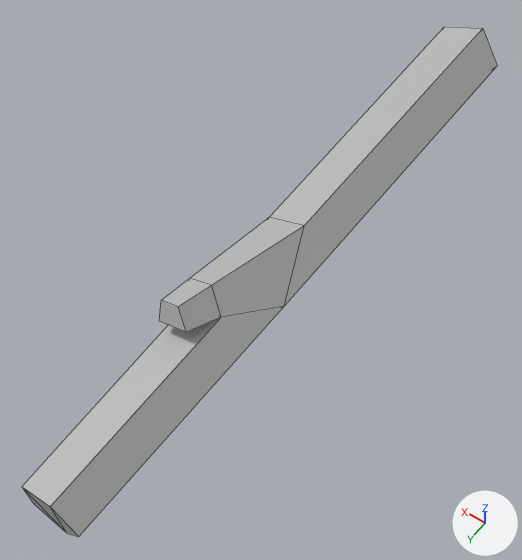
Two versions of the FBX model Assets/XSBD/Art/TeamJang/ThickLog2.fbx, one commit apart.
Camera for both pictures: a 50 mm lens placed at (-0.022, 0.143, 0.181), pointed at (0.064, 0.023, -0.008). Every picture has the same lights, and +X, +Y and +Z are marked at lower right. Mesh edges are drawn as thin lines. Where no turn or scale is listed for an object, it has been applied to the vertices.
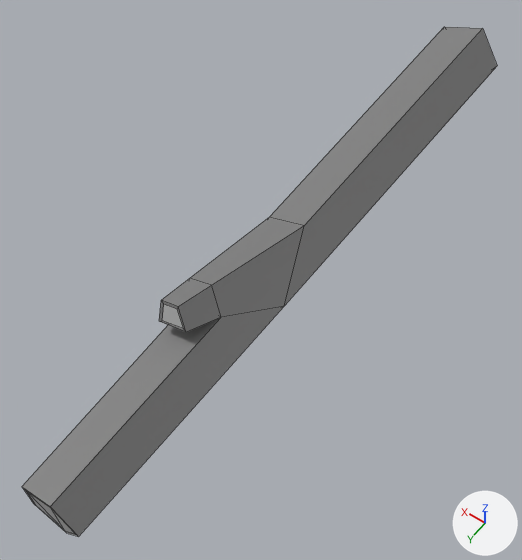
The newer file is also turned or shifted as a whole; pictures and numbers use the older file's frame.

Pixel boxes [x1, y1, x2, y2] of what changed, in the pictures (522 x 560 px):
```json
{"part": 1, "of": "me_mesh", "change": "built on", "before": [23, 488, 78, 536], "after": [23, 488, 78, 536]}
{"part": 2, "of": "me_mesh", "change": "built on", "before": [159, 300, 186, 332], "after": [159, 300, 186, 332]}
{"part": 3, "of": "me_mesh", "change": "recoloured", "before": [22, 27, 497, 536], "after": [22, 27, 497, 536]}
```

The change, as JSON lines over the scene's bpy script:
```json
{"op": "add", "block": "mat_lambert2", "code": ["mat_lambert2 = principled_material('lambert2')", "mat_lambert2.base_color = (0.216, 0.216, 0.216)  # grey #808080"]}
{"block": "me_mesh", "where": "# used by ob_pcylinder2; location = (0.06, 0.0, 0.0)"}
{"block": "me_mesh", "where": "# verts and faces of me_mesh; kept vertices keep their numbers, new ones are numbered from 23"}
{"block": "me_mesh", "where": "# before: 19 (-0.001, 0.064, 0.015) at pixel (186, 332), 20 (0.01, 0.064, 0.012) at pixel (159, 321), 21 (0.003, 0.062, 0.021) at pixel (178, 306), 22 (0.01, 0.062, 0.019) at pixel (161, 300)"}
{"op": "remove", "block": "me_mesh", "code": "me_mesh.from_pydata(...)  # 23 vertices, 24 faces; spans x -0.014..0.012, y -0.12..0.12, z -0.014..0.021"}
{"op": "add", "block": "me_mesh", "code": "me_mesh.from_pydata(...)  # 37 vertices, 38 faces; spans x -0.014..0.012, y -0.12..0.12, z -0.014..0.021"}
{"block": "me_mesh", "change": "me_mesh part 1"}
{"block": "me_mesh", "change": "3 faces are deleted"}
{"block": "me_mesh", "change": "5 vertices are added at (0.007, 0.12, -0.005), (0.007, 0.12, 0.005), (-0.003, 0.12, -0.008), (-0.003, 0.12, 0.008), (-0.009, 0.12, 0.0)"}
{"block": "me_mesh", "change": "3 new faces join them, mat_lambert1 (grey #bcbcbc)"}
{"block": "me_mesh", "change": "5 new faces join them, mat_lambert2 (grey #808080)"}
{"block": "me_mesh", "change": "me_mesh part 2"}
{"op": "add", "block": "me_mesh", "code": "delete_faces([(19, 21, 22, 20)])"}
{"op": "add", "block": "me_mesh", "code": "verts[33] = (0.0, 0.064, 0.016)  # pixel (183, 328)"}
{"op": "add", "block": "me_mesh", "code": "verts[34] = (0.008, 0.064, 0.013)  # pixel (162, 320)"}
{"op": "add", "block": "me_mesh", "code": "verts[35] = (0.004, 0.062, 0.02)  # pixel (177, 309)"}
{"op": "add", "block": "me_mesh", "code": "verts[36] = (0.009, 0.062, 0.019)  # pixel (163, 304)"}
{"op": "add", "block": "me_mesh", "code": "faces += [(33, 35, 36, 34)]  # mat_lambert1 (grey #bcbcbc)"}
{"op": "add", "block": "me_mesh", "code": "faces += [(19, 33, 34, 20), (19, 21, 35, 33), (21, 22, 36, 35), (20, 34, 36, 22)]  # mat_lambert2 (grey #808080)"}
{"block": "me_mesh", "change": "me_mesh part 3: 17 faces spanning x -0.014..0.012, y -0.12..0.12, z -0.014..0.021 switch from mat_lambert1 (grey #bcbcbc) to mat_lambert2 (grey #808080)"}
```
